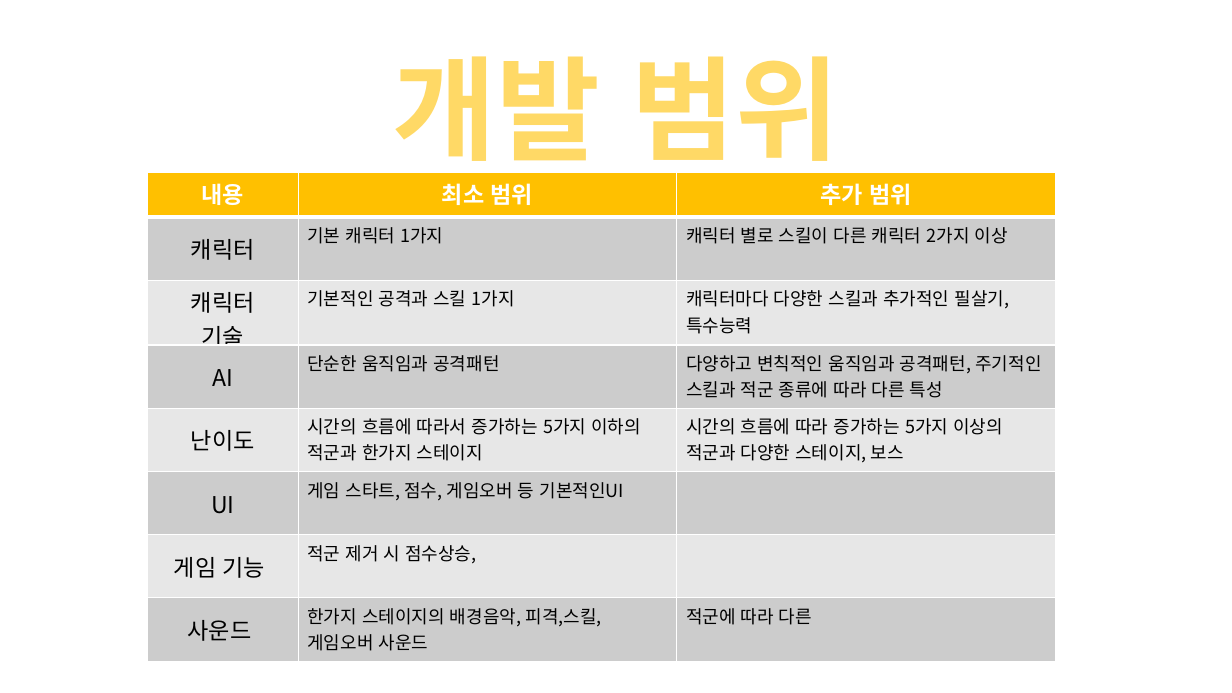
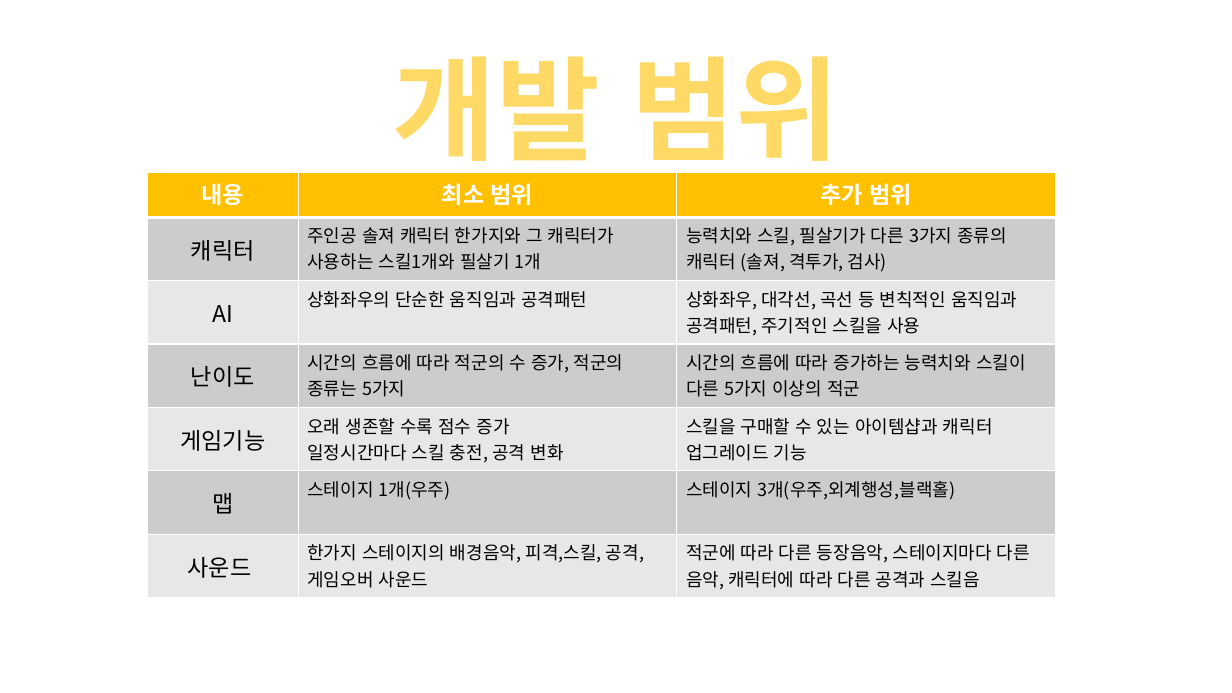
Before and after one commit to eheh5454/2017_2DGP, a slide deck: slide 5 of 기획발표.pptx. Drawn at 1232x693 pixels with LibreOffice and Linux fonts; fonts in the diff are those of the drawing; background and template pictures are left out. Boxes give left, top, right and bottom in pixels: in the first picture for what was removed or moved away, otherwise in the second. Text is boxed around its words. In the diff, an @@ line names an element or a change of style, - is before the commit and + after.

```diff
--- a/기획발표.pptx
+++ b/기획발표.pptx
@@ table at (147, 172, 1055, 597) @@
-row 2: 캐릭터 | 기본 캐릭터 1가지 | 캐릭터 별로 스킬이 다른 캐릭터 2가지 이상
-row 3: 캐릭터 / 기술 | 기본적인 공격과 스킬 1가지 | 캐릭터마다 다양한 스킬과 추가적인 필살기, 특수능력
-row 4: AI | 단순한 움직임과 공격패턴 | 다양하고 변칙적인 움직임과 공격패턴, 주기적인 스킬과 적군 종류에 따라 다른 특성
-row 5: 난이도 | 시간의 흐름에 따라서 증가하는 5가지 이하의 적군과 한가지 스테이지 | 시간의 흐름에 따라 증가하는 5가지 이상의 적군과 다양한 스테이지, 보스
-row 6: UI | 게임 스타트, 점수, 게임오버 등 기본적인UI | 
-row 7: 게임 기능 | 적군 제거 시 점수상승, | 
-row 8: 사운드 | 한가지 스테이지의 배경음악, 피격,스킬,게임오버 사운드 | 적군에 따라 다른
+row 2: 캐릭터 | 주인공 솔져 캐릭터 한가지와 그 캐릭터가 사용하는 스킬1개와 필살기 1개 | 능력치와 스킬, 필살기가 다른 3가지 종류의 캐릭터 (솔져, 격투가, 검사)
+row 3: AI | 상화좌우의 단순한 움직임과 공격패턴 | 상화좌우, 대각선, 곡선 등 변칙적인 움직임과 공격패턴, 주기적인 스킬을 사용
+row 4: 난이도 | 시간의 흐름에 따라 적군의 수 증가, 적군의 종류는 5가지 | 시간의 흐름에 따라 증가하는 능력치와 스킬이 다른 5가지 이상의 적군
+row 5: 게임기능 | 오래 생존할 수록 점수 증가 / 일정시간마다 스킬 충전, 공격 변화 | 스킬을 구매할 수 있는 아이템샵과 캐릭터 업그레이드 기능
+row 6: 맵 | 스테이지 1개(우주) | 스테이지 3개(우주,외계행성,블랙홀)
+row 7: 사운드 | 한가지 스테이지의 배경음악, 피격,스킬, 공격, 게임오버 사운드 | 적군에 따라 다른 등장음악, 스테이지마다 다른 음악, 캐릭터에 따라 다른 공격과 스킬음
```
Also in this commit, not shown: 1 other slide changed.
